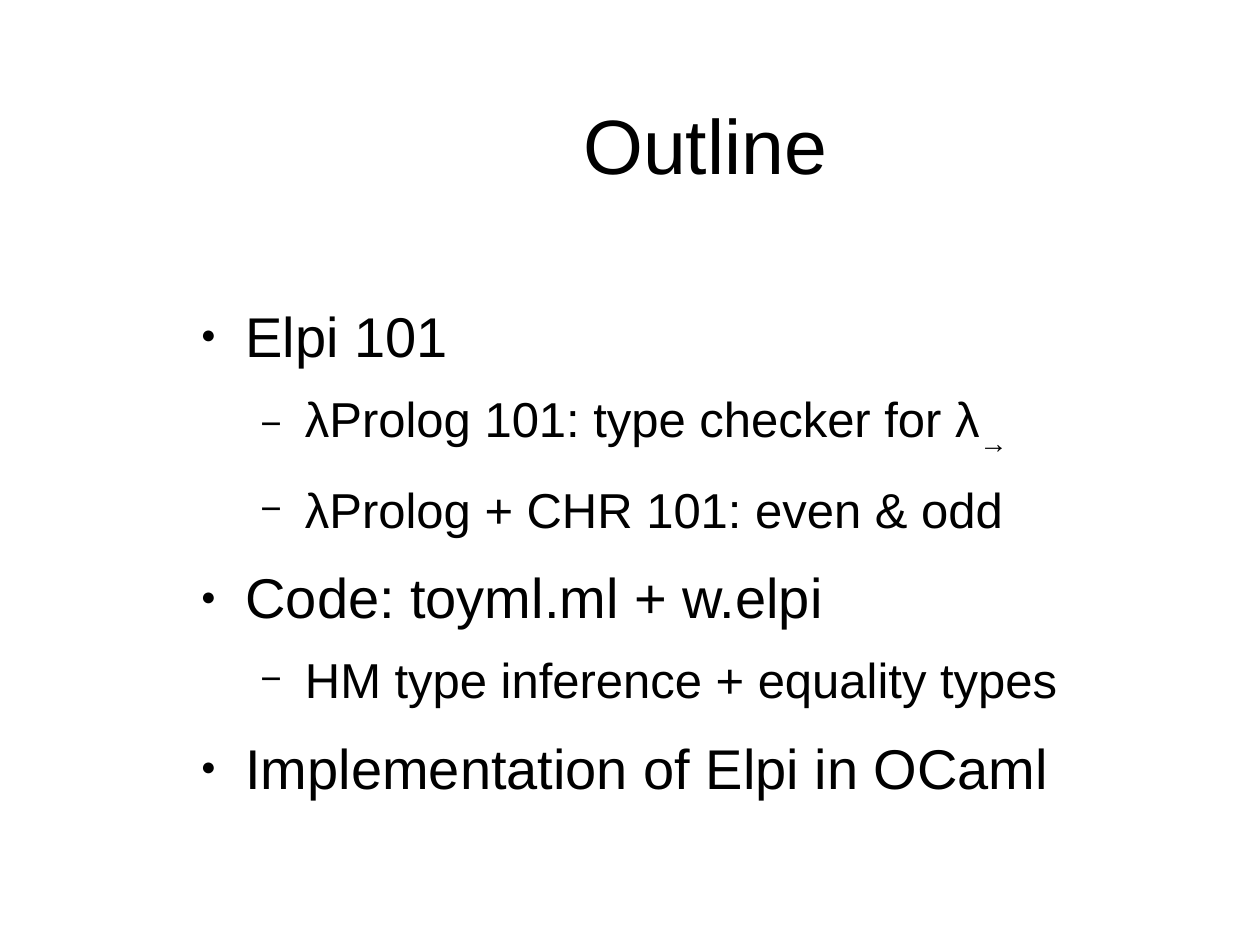
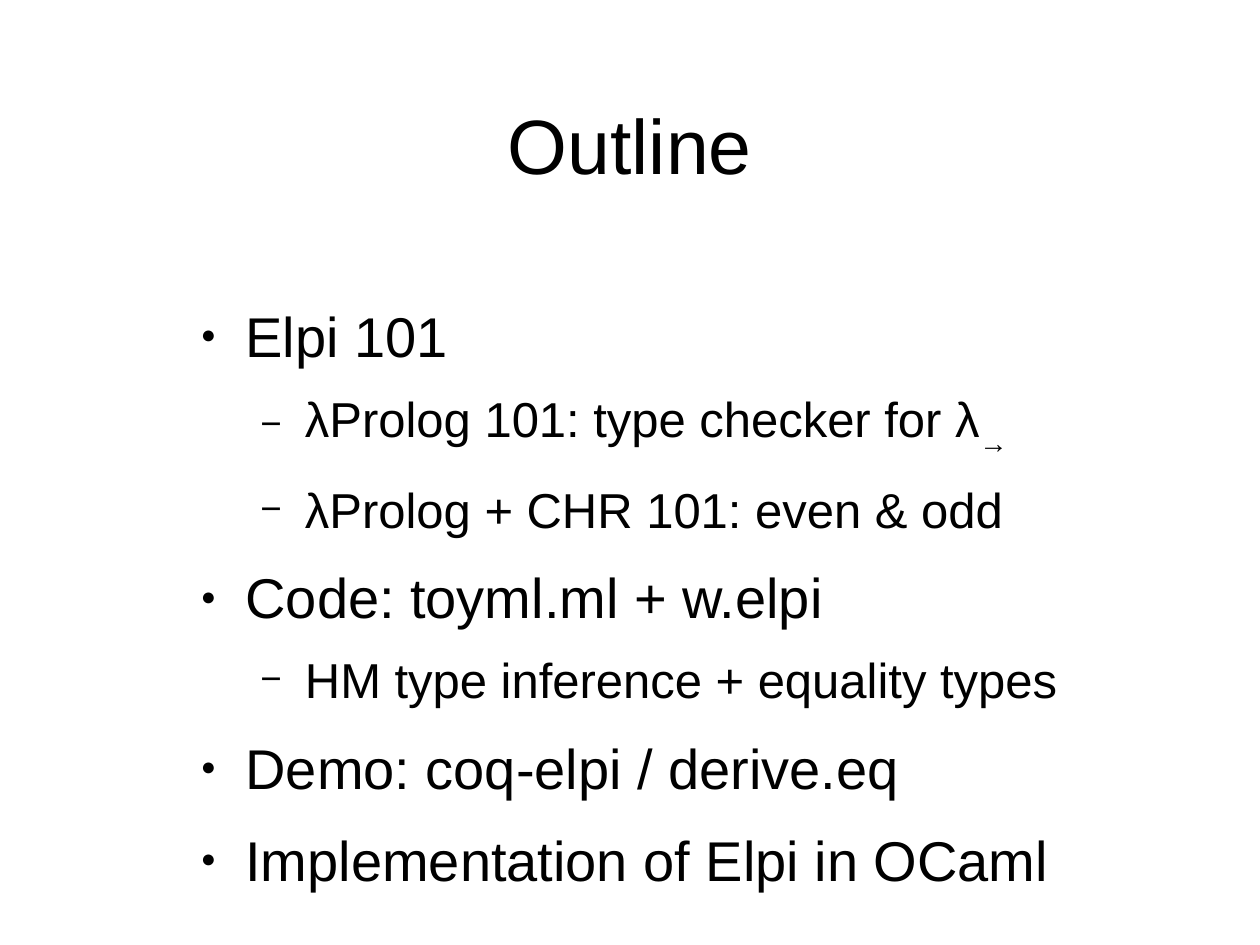
Before and after one commit to gares/mlws18, a slide deck: slide 7 of slides.odp. Drawn at 1260x945 pixels with LibreOffice and Linux fonts; fonts in the diff are those of the drawing; background and template pictures are left out. Boxes give left, top, right and bottom in pixels: in the first picture for what was removed or moved away, otherwise in the second. Text is boxed around its words. In the diff, an @@ line names an element or a change of style, - is before the commit and + after.

```diff
--- a/slides.odp
+++ b/slides.odp
@@ title "Outline": place and size @@
-title "Outline" at (583, 118, 827, 175)
+title "Outline" at (508, 118, 752, 175)
@@ text at (245, 748, 898, 800): paragraph added @@
+● Demo: coq-elpi / derive.eq
```
Also in this commit, not shown: 41 other slides changed, 1 slide added, 3 other files.
